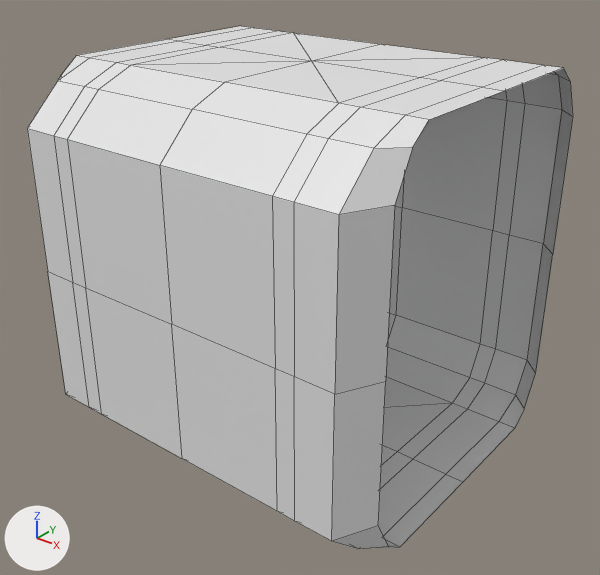
What one commit did to the FBX model Content/Meshes/Inside/30x30_Path.fbx.
Before and after are seen from a 50 mm camera at (37.2, -47.8, 26.4) aimed at (0.4, -1.8, -2.1). Every picture has the same lights, and +X, +Y and +Z are marked at lower left. Mesh edges are drawn as thin lines. Objects named as collision shapes, trigger or cutter boxes, shadow casters or lower levels of detail are left out. Vertices at the same position are counted once.

The first picture shows '30x30_Path'.
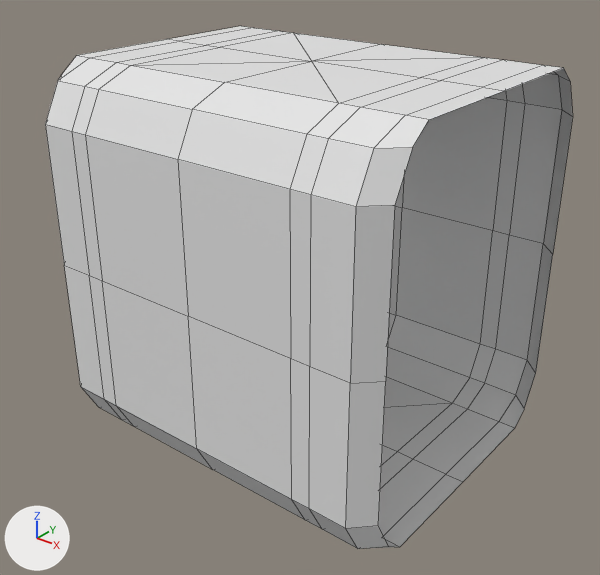
Edits to the bpy script that builds the scene:
```text
Change me_plane_003:
    where me_plane_003.from_pydata(...)  # 144 vertices, 136 faces; spans x -15.0..15.0, y -15.0..13.5, z -15.0..15.0
    used by ob_30x30_path; location = (0.0, 0.0, 0.0)
    me_plane_003 part 1: all 21 vertices in x -13.5..13.5, y -15.0, z -11.0..11.0 are moved by (0.0, 1.5, 0.0)
```

Location of each change, [x1, y1, x2, y2] in pixels of the pictures (600 x 575 px; the box of a moved part takes in the faces that stretch with it):
'30x30_Path', reshaped
    before: [27, 26, 573, 549]
    after: [45, 26, 573, 549]
part 1 of me_plane_003, moved or reshaped
    before: [27, 81, 413, 549]
    after: [45, 81, 413, 549]
